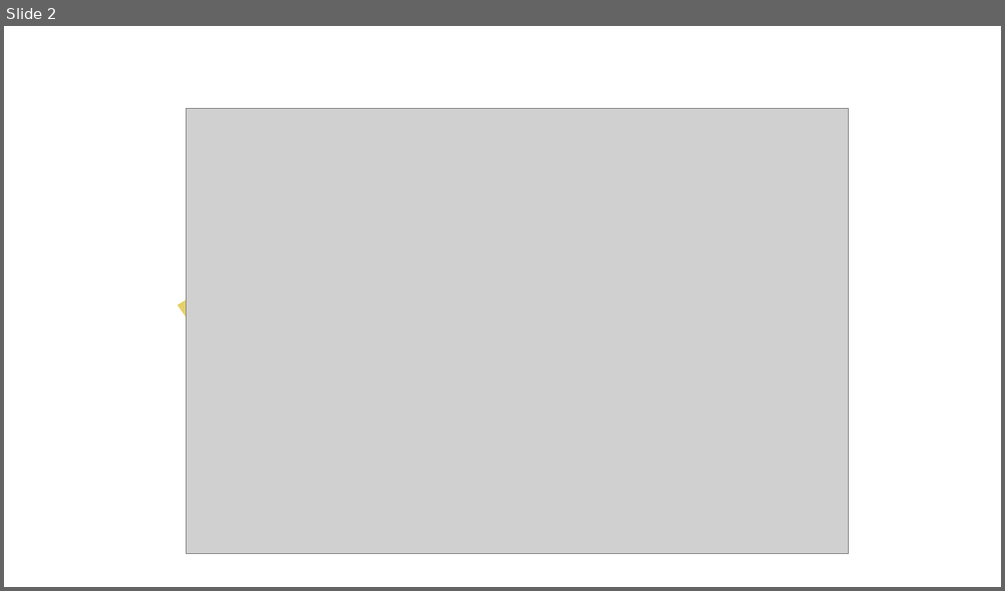
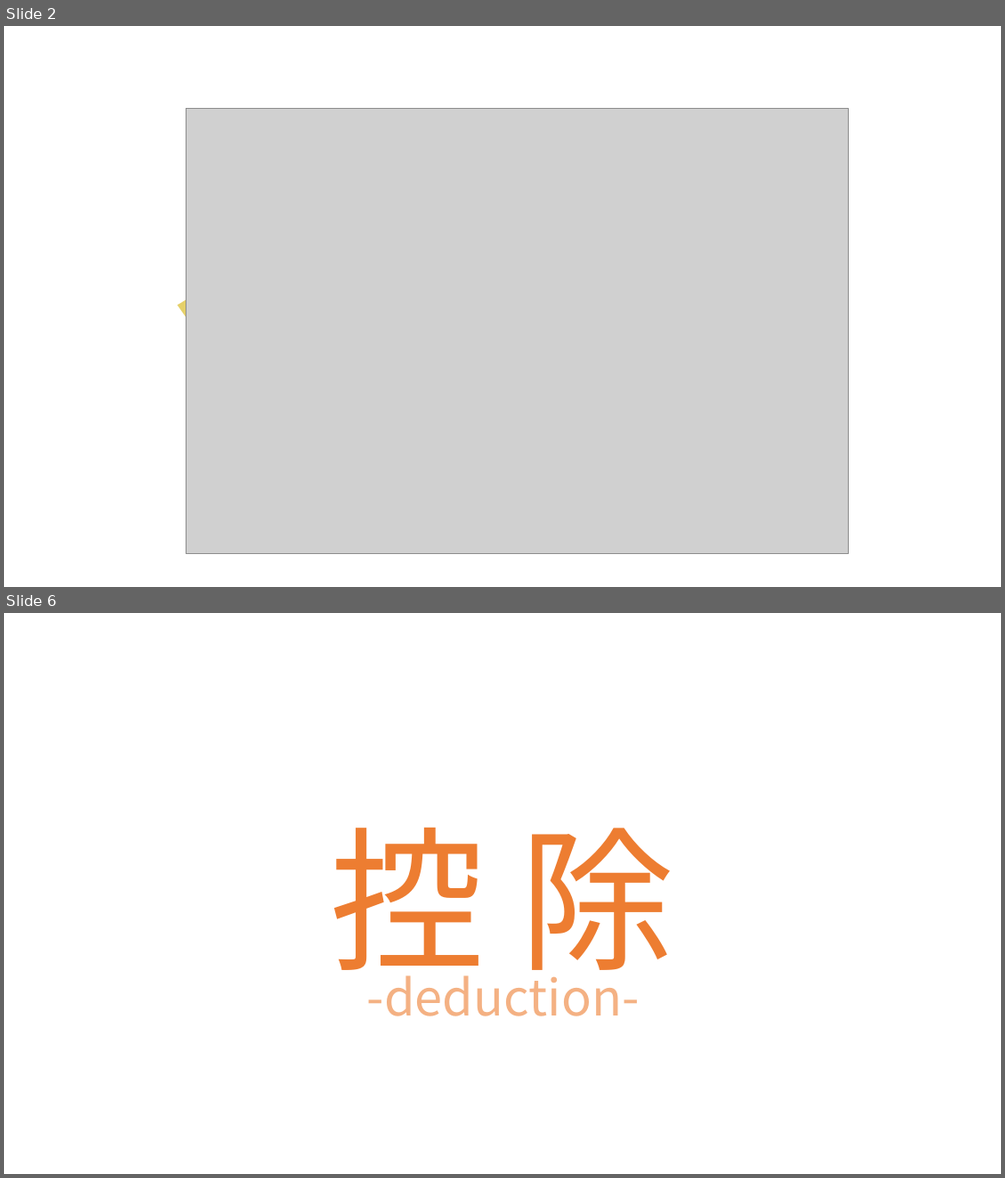
Before and after one commit to kyoppy/dont-be-afraid-of-kakutei-sinkoku, a slide deck: images/logo.pptx. Shown one above the other, each under a label of ours: slide 2 before the commit, slides 2 and 6 after it; the slides between them are not shown. The pictures are 1005x591 and 1005x1178 pixels, drawn with LibreOffice and Linux fonts; fonts in the diff are those of the drawing; grey boxes stand for pictures. Boxes give left, top, right and bottom in pixels: in the first picture for what was removed or moved away, otherwise in the second. Text is boxed around its words. In the diff, an @@ line names an element or a change of style, - is before the commit and + after.

```diff
--- a/images/logo.pptx
+++ b/images/logo.pptx
@@ slide 6 added at <box>4,613,1001,1174</box>, background #FFFFFF @@
@@ title added at <box>331,827,674,996</box>, 149 pt, text #ED7D31 @@
+控 除
@@ text added at <box>367,965,639,1016</box>, 48 pt, text #F4B183 @@
+-deduction-
```
Also in this commit, not shown: 3 slides changed, 4 other slides added.
